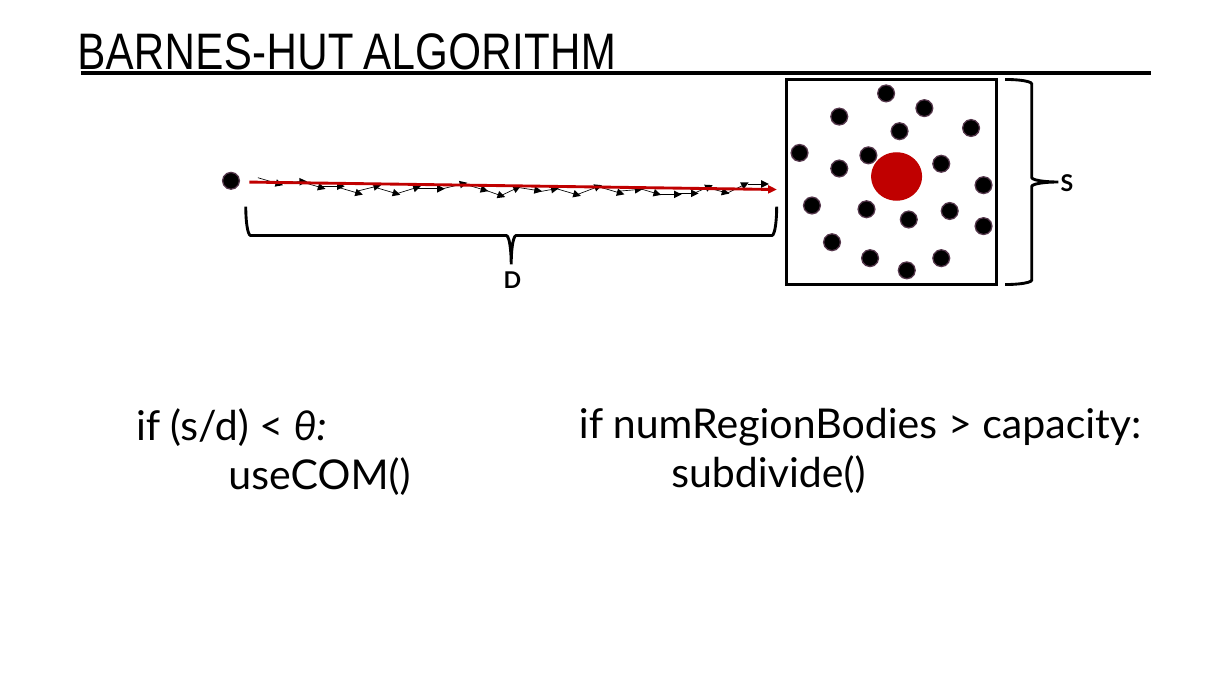
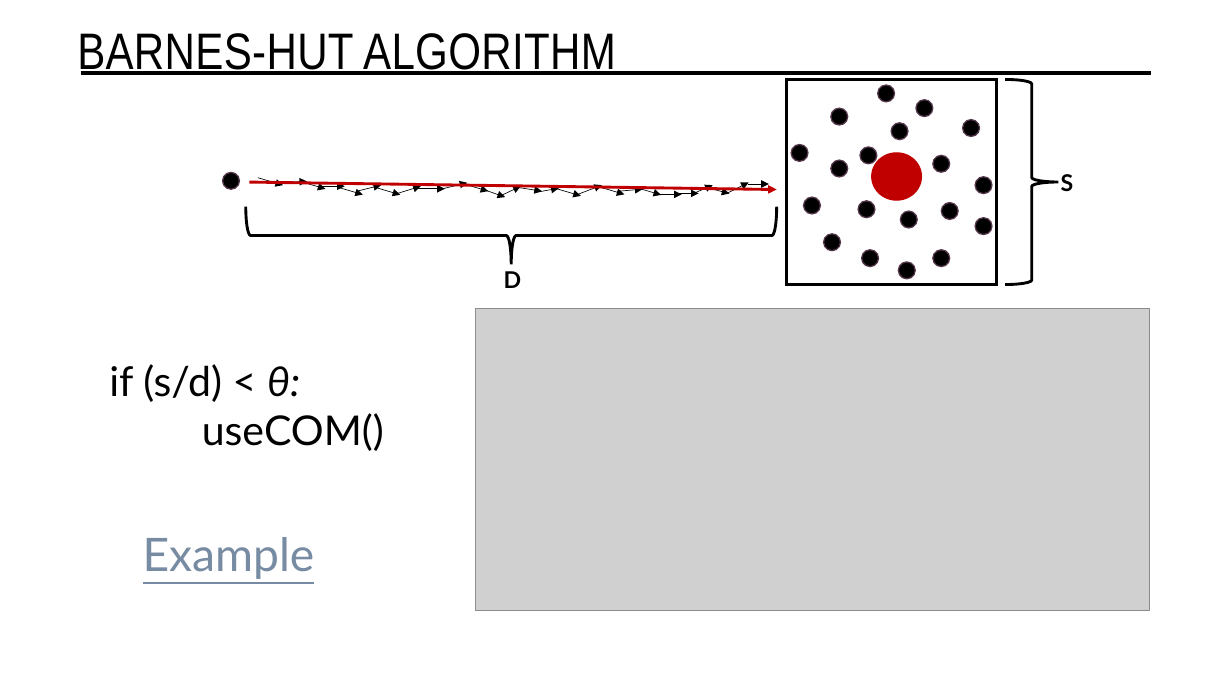
Before and after one commit to matthew9755123/N-Body_Sim, a slide deck: slide 4 of N-Body Simulator.pptx. Drawn at 1232x693 pixels with LibreOffice and Linux fonts; fonts in the diff are those of the drawing; grey boxes stand for pictures. Boxes give left, top, right and bottom in pixels: in the first picture for what was removed or moved away, otherwise in the second. Text is boxed around its words. In the diff, an @@ line names an element or a change of style, - is before the commit and + after.

```diff
--- a/N-Body Simulator.pptx
+++ b/N-Body Simulator.pptx
@@ picture added at box(476, 309, 1150, 611) @@
@@ text "if (s/d) < θ:": place and size @@
-text "if (s/d) < θ:" at box(136, 408, 410, 495)
+text "if (s/d) < θ:" at box(109, 364, 384, 451)
@@ text removed at box(579, 407, 1141, 493) @@
-if numRegionBodies > capacity:
-subdivide()
@@ text added at box(143, 537, 315, 579), 36 pt, text #778BA2, underline @@
+Example
```
Also in this commit, not shown: 2 other slides changed, 4 other files.
